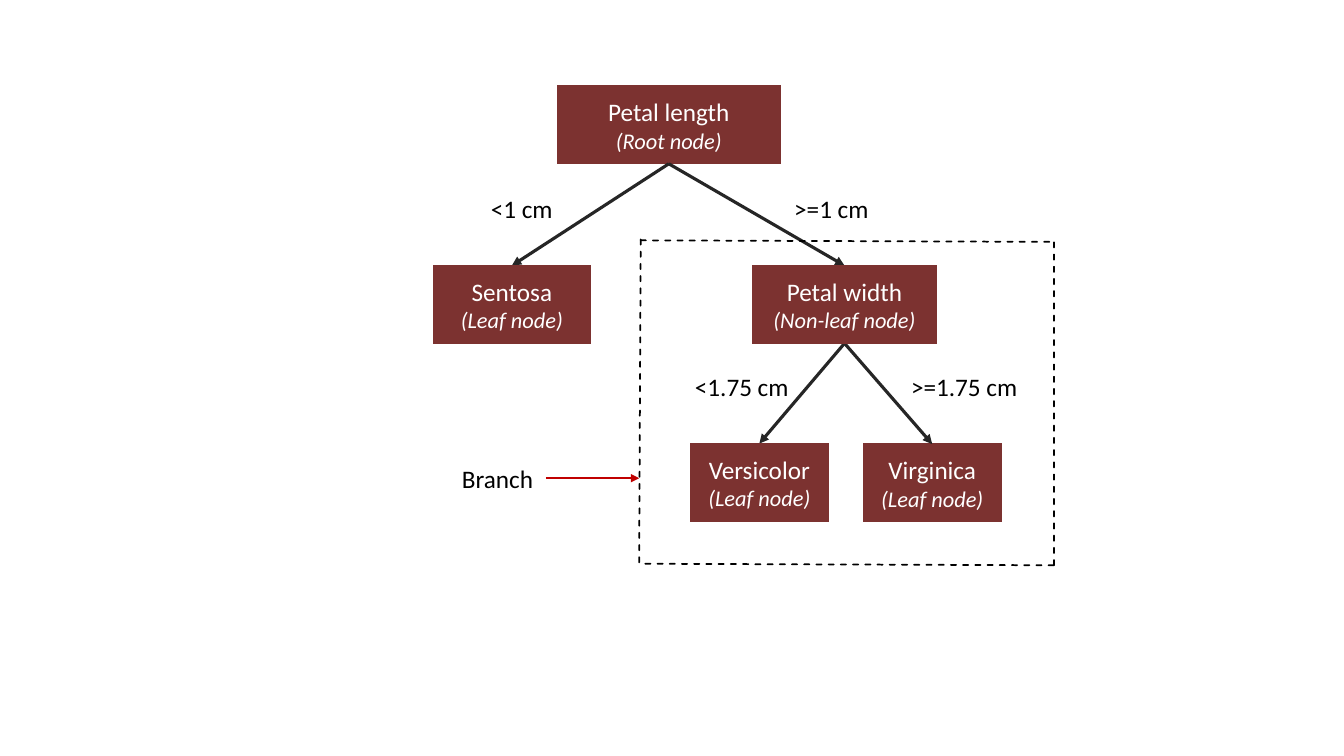
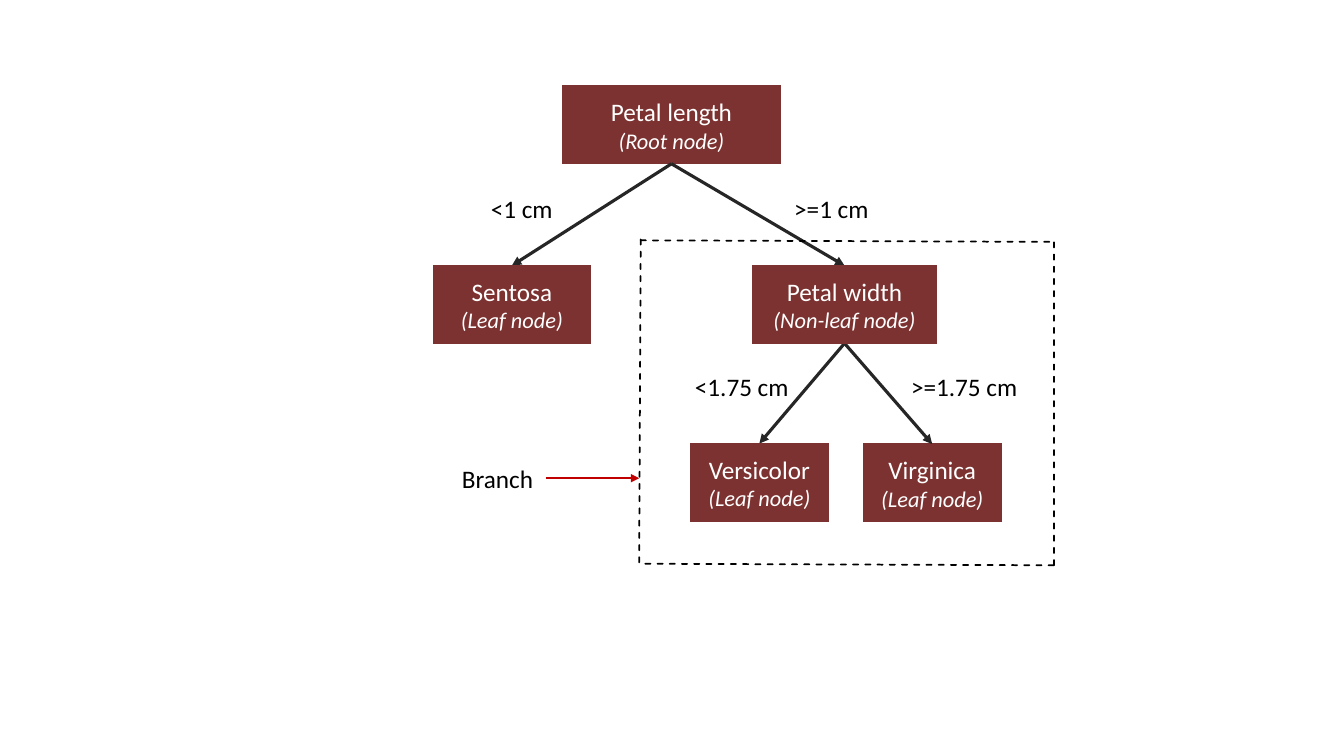
Before and after one commit to hungpq7/data-science, a slide deck: slide 10 of courses/basic_ml/image/0_raw_image.pptx (slide 9 before the commit). Drawn at 1344x756 pixels with LibreOffice and Linux fonts; fonts in the diff are those of the drawing. Boxes give left, top, right and bottom in pixels: in the first picture for what was removed or moved away, otherwise in the second. Text is boxed around its words. In the diff, an @@ line names an element or a change of style, - is before the commit and + after.

```diff
--- a/courses/basic_ml/image/0_raw_image.pptx
+++ b/courses/basic_ml/image/0_raw_image.pptx
@@ rectangle "Petal length": place and size @@
-rectangle "Petal length" at (558,86,780,163)
+rectangle "Petal length" at (563,86,780,163)
```
Also in this commit, not shown: 1 slide added, 6 other files.
